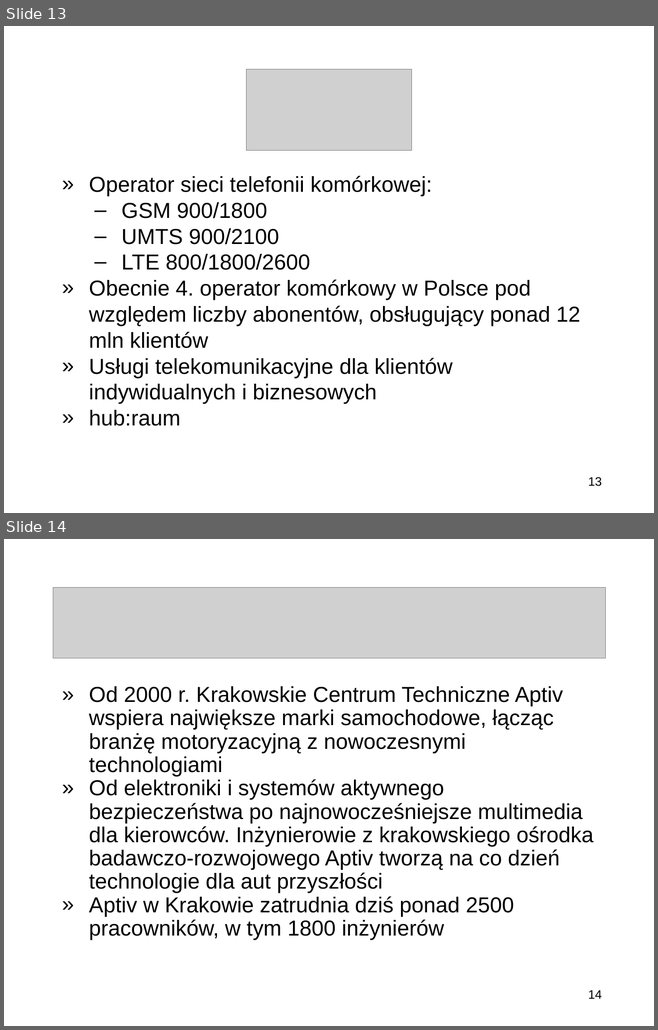
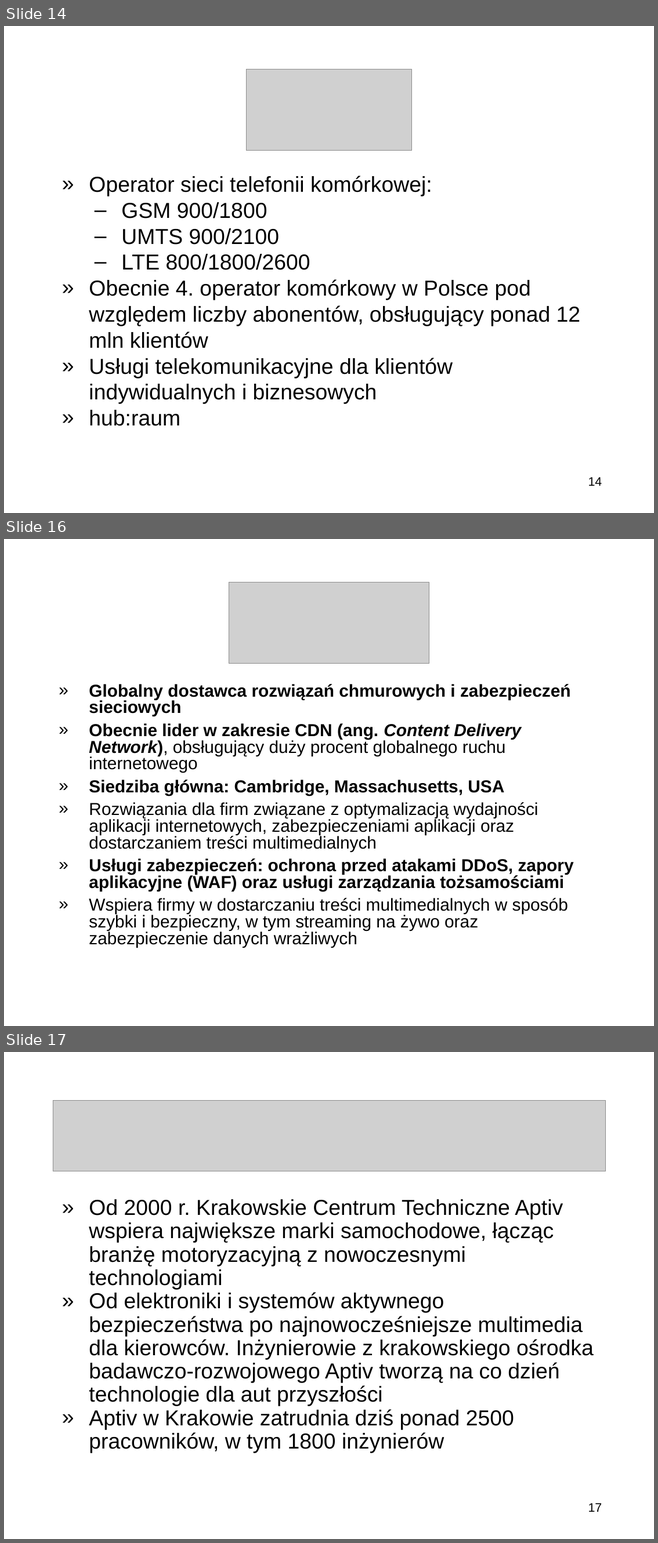
Before and after one commit to miklesz/Courses, a slide deck: Kierunki Rozwoju Telekomunikacji/Wprowadzenie do przedmiotu Kierunki Rozwoju Telekomunikacji.pptx. Shown one above the other, each under a label of ours: slides 13 and 14 before the commit, slides 14, 16 and 17 after it; the slides between them are not shown. The pictures are 658x1030 and 658x1543 pixels, drawn with LibreOffice and Linux fonts; fonts in the diff are those of the drawing; grey boxes stand for pictures; background and template pictures are left out. Boxes give left, top, right and bottom in pixels: in the first picture for what was removed or moved away, otherwise in the second. Text is boxed around its words. In the diff, an @@ line names an element or a change of style, - is before the commit and + after.

```diff
--- a/Kierunki Rozwoju Telekomunikacji/Wprowadzenie do przedmiotu Kierunki Rozwoju Telekomunikacji.pptx
+++ b/Kierunki Rozwoju Telekomunikacji/Wprowadzenie do przedmiotu Kierunki Rozwoju Telekomunikacji.pptx
@@ slide 16 added at [4,539,654,1026], background picture (left out) @@
@@ picture added at [229,583,428,664] @@
@@ text added at [89,684,574,947], 19.3 pt, text #000000 @@
+» Globalny dostawca rozwiązań chmurowych i zabezpieczeń sieciowych
+» Obecnie lider w zakresie CDN (ang. Content Delivery Network), obsługujący duży procent globalnego ruchu internetowego
+» Siedziba główna: Cambridge, Massachusetts, USA
+» Rozwiązania dla firm związane z optymalizacją wydajności aplikacji internetowych, zabezpieczeniami aplikacji oraz dostarczaniem treści multimedialnych
+» Usługi zabezpieczeń: ochrona przed atakami DDoS, zapory aplikacyjne (WAF) oraz usługi zarządzania tożsamościami
+» Wspiera firmy w dostarczaniu treści multimedialnych w sposób szybki i bezpieczny, w tym streaming na żywo oraz zabezpieczenie danych wrażliwych
@@ what was slide 13 is now slide 14 @@
@@ page number at [588,477,602,486]: text changed @@
-13
+14
@@ what was slide 14 is now slide 17 @@
@@ page number at [588,1503,602,1512]: text changed @@
-14
+17
```
Also in this commit, not shown: 10 slides changed, 5 other slides added, 3 slides removed, 1 other file.
